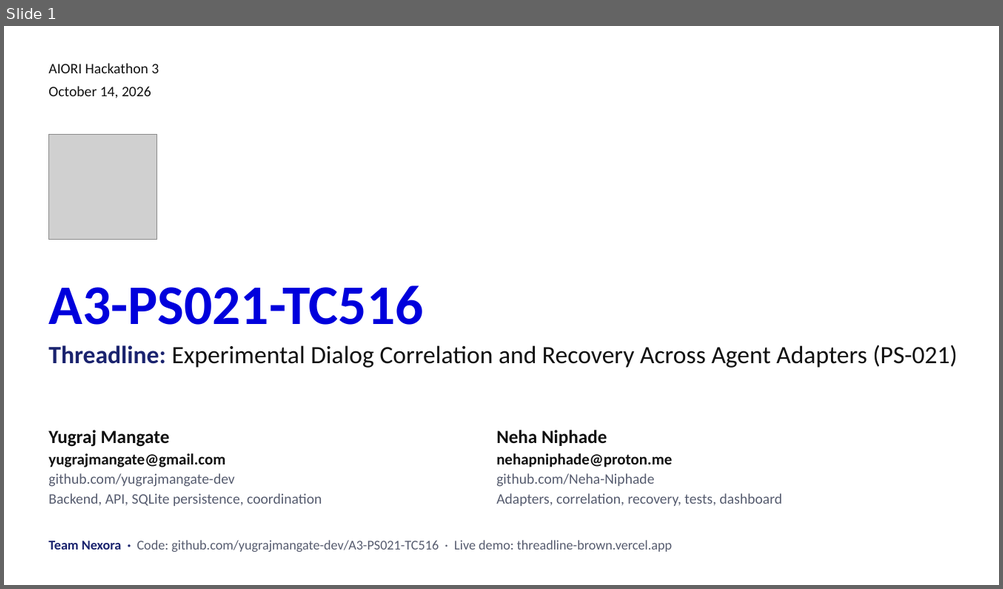
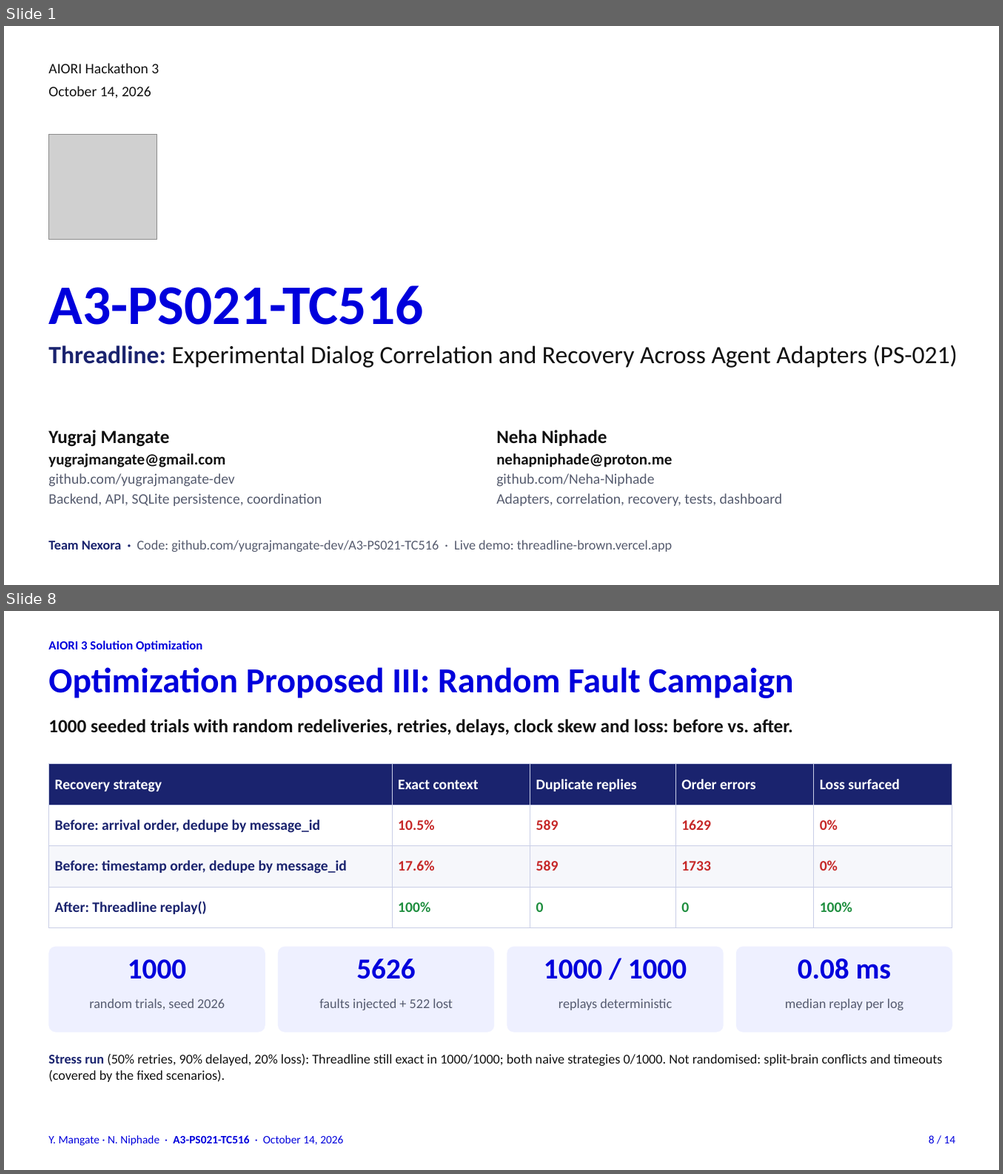
Before and after one commit to aiori-hackathon/A3-PS021-TC516, a slide deck: docs/Threadline-AIORI3-PS021.pptx. Shown one above the other, each under a label of ours: slide 1 before the commit, slides 1 and 8 after it; the slides between them are not shown. The pictures are 1003x589 and 1003x1174 pixels, drawn with LibreOffice and Linux fonts; fonts in the diff are those of the drawing; grey boxes stand for pictures. Boxes give left, top, right and bottom in pixels: in the first picture for what was removed or moved away, otherwise in the second. Text is boxed around its words. In the diff, an @@ line names an element or a change of style, - is before the commit and + after.

```diff
--- a/docs/Threadline-AIORI3-PS021.pptx
+++ b/docs/Threadline-AIORI3-PS021.pptx
@@ slide 8 added at [4,611,999,1170], background #FFFFFF @@
@@ text added at [48,641,202,652], 12 pt, text #0000DC, bold @@
+AIORI 3 Solution Optimization
@@ text added at [48,667,794,698], 34 pt, text #0000DC, bold @@
+Optimization Proposed III: Random Fault Campaign
@@ text added at [48,719,793,735], 18 pt, text #111111, bold @@
+1000 seeded trials with random redeliveries, retries, delays, clock skew and loss: before vs. after.
@@ table added at [48,764,951,928], 4 rows, 5 columns @@
+Recovery strategy | Exact context | Duplicate replies | Order errors | Loss surfaced
+Before: arrival order, dedupe by message_id | 10.5% | 589 | 1629 | 0%
+Before: timestamp order, dedupe by message_id | 17.6% | 589 | 1733 | 0%
+After: Threadline replay() | 100% | 0 | 0 | 100%
@@ rounded rectangle added at [48,947,265,1033], fill #EEF0FF @@
@@ text added at [128,960,186,980], 28 pt, text #0000DC, bold @@
+1000
@@ rounded rectangle added at [278,947,494,1033], fill #EEF0FF @@
@@ text added at [356,959,415,980], 28 pt, text #0000DC, bold @@
+5626
@@ rounded rectangle added at [507,947,723,1033], fill #EEF0FF @@
@@ text added at [543,960,686,980], 28 pt, text #0000DC, bold @@
+1000 / 1000
@@ rounded rectangle added at [736,947,952,1033], fill #EEF0FF @@
@@ text added at [797,959,891,980], 28 pt, text #0000DC, bold @@
+0.08 ms
@@ text added at [89,999,225,1010], 13 pt, text #555B6E @@
+random trials, seed 2026
@@ text added at [319,999,452,1011], 13 pt, text #555B6E @@
+faults injected + 522 lost
@@ text added at [558,999,671,1011], 13 pt, text #555B6E @@
+replays deterministic
@@ text added at [785,999,903,1011], 13 pt, text #555B6E @@
+median replay per log
@@ text added at [48,1054,942,1082], 13 pt, text #111111 @@
+Stress run (50% retries, 90% delayed, 20% loss): Threadline still exact in 1000/1000; both naive strategies 0/1000. Not randomised: split-brain conflicts and timeouts (covered by the fixed scenarios).
@@ text added at [48,1136,343,1146], 11 pt, text #0000DC @@
+Y. Mangate · N. Niphade · A3-PS021-TC516 · October 14, 2026
@@ text added at [928,1136,956,1144], 11 pt, text #0000DC @@
+8 / 14
```
Also in this commit, not shown: 12 slides changed, 17 other files.
